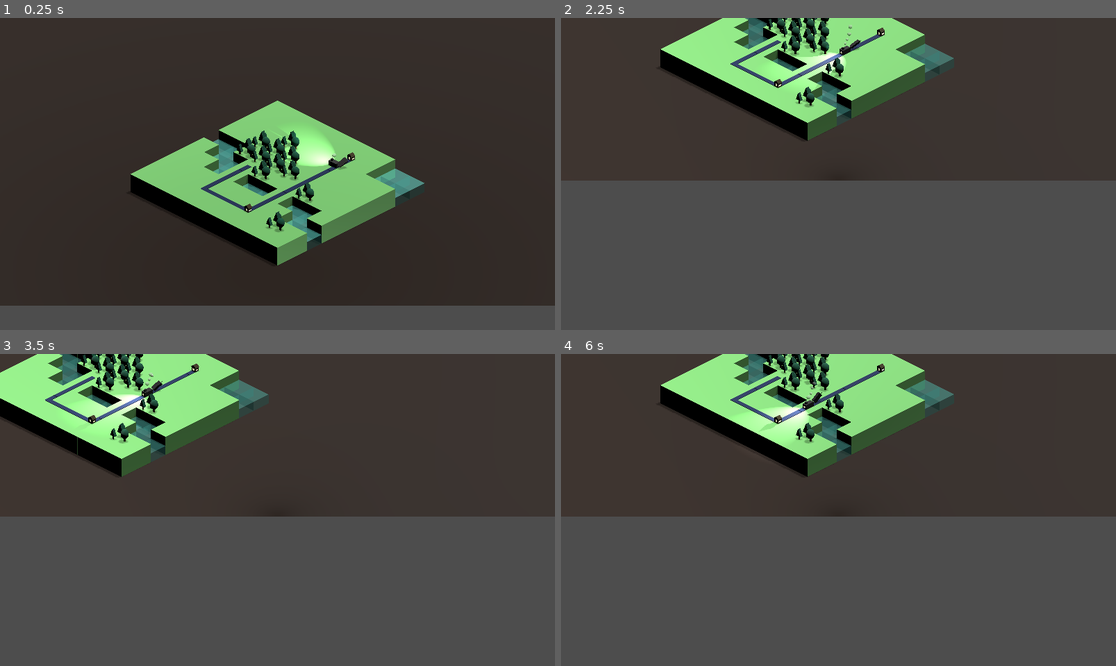
Above: before the commit, frames 1-4 (two rows, left to right).
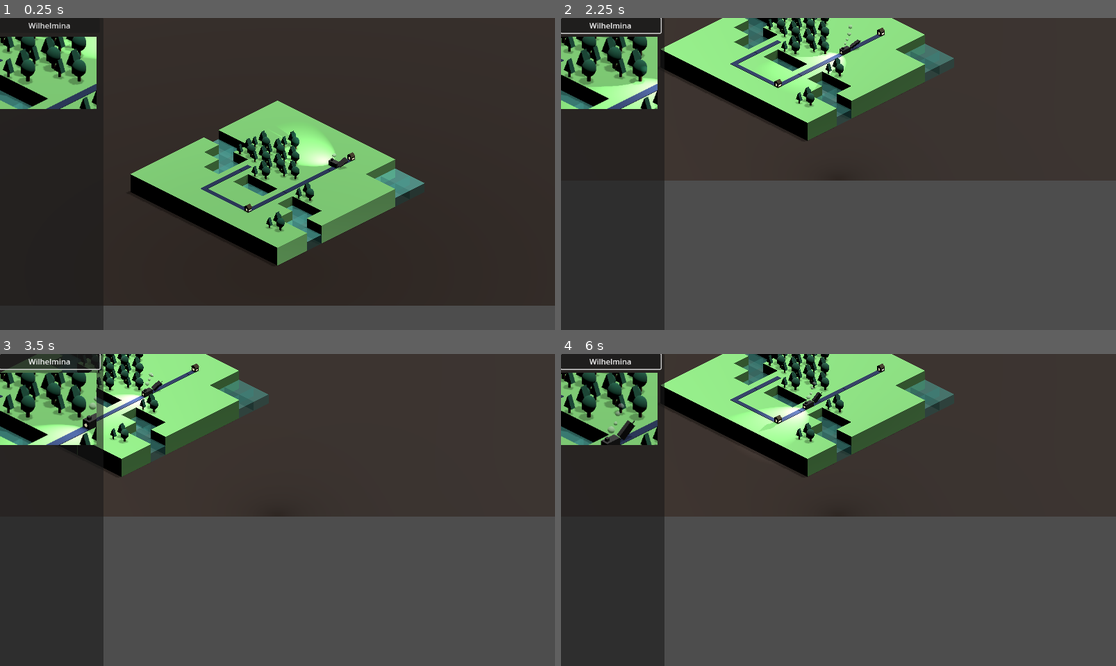
Above: after the commit, the same moments.

Repository: maryilewis/fantasy-railroad
Game: Godot game, scene res://World Map/World Map.tscn
Same seed, same stepped clock (60 frames per second), same inputs: the game is played once before the commit and once after it.
Inputs (mouse positions are in pixels of both pictures, inside the frame that each line leads up to):
- Up to frame 1 (0.25 s): no input
- Up to frame 2 (2.25 s): click (610, 24) at 0.5 s, where only the run after the commit has a clickable "Wilhelmina"; tap Enter at 1.25 s; move the mouse to (960, 158) at 1.27 s; hold D 1.28-2.03 s; click (960, 158) at 1.42 s; move the mouse to (727, 189) at 2.02 s; hold S from 2.03 s (still down); click (727, 189) at 2.17 s
- Up to frame 3 (3.5 s): move the mouse to (333, 441) at 2.77 s; release S at 2.78 s; hold D from 2.78 s (still down); click (333, 441) at 2.92 s
- Up to frame 4 (6 s): move the mouse to (810, 572) at 3.52 s; release D at 3.53 s; hold W 3.53-4.28 s; click (810, 572) at 3.67 s; move the mouse to (1005, 556) at 4.27 s; hold A 4.28-5.78 s; click (1005, 556) at 4.42 s; move the mouse to (672, 463) at 5.02 s; click (672, 463) at 5.17 s; move the mouse to (866, 510) at 5.77 s; hold S from 5.78 s (still down); click (866, 510) at 5.92 s

The runs differ from the first frame. In frame 1, 6.2% of the frame differs, in the area x 0-19%, y 0-100%; in frame 2, 14%; in frame 3, 14%; in frame 4, 14%.

Commit message:
train cam

Diff:
--- a/Autoloads/game_data.gd
+++ b/Autoloads/game_data.gd
@@ -1,7 +1,8 @@
 extends Node
 
 #region camera
-var world_camera: Camera3D
+var world_camera: MaryWorldCamera
+var train_camera: TrainCamera
 #endregion
 
 signal map_updated
--- /dev/null
+++ b/Menus/Details/Details.tscn
@@ -0,0 +1,3 @@
+[gd_scene format=3 uid="uid://v21y61jlhiar"]
+
+[node name="Details" type="Node2D"]
--- /dev/null
+++ b/Menus/Themes/details_theme.tres
@@ -0,0 +1,3 @@
+[gd_resource type="Theme" format=3 uid="uid://da3vu24tysrq3"]
+
+[resource]
--- a/Vehicles/train.gd
+++ b/Vehicles/train.gd
@@ -157,3 +157,4 @@
 func _on_input_event(_camera, event, _position, _normal, _shape_idx):
 	if event is InputEventMouseButton and event.button_index == MOUSE_BUTTON_LEFT:
 		GameData.world_camera.set_follow_ref(self)
+		GameData.train_camera.set_follow_ref(self)
--- a/World Map/World Map.tscn
+++ b/World Map/World Map.tscn
@@ -1,9 +1,11 @@
-[gd_scene load_steps=5 format=3 uid="uid://ds25bg34pn02h"]
+[gd_scene load_steps=7 format=3 uid="uid://ds25bg34pn02h"]
 
 [ext_resource type="Script" path="res://World Map/world_map.gd" id="1_5q762"]
 [ext_resource type="Script" path="res://World Map/world_camera.gd" id="2_mbkis"]
 [ext_resource type="PackedScene" uid="uid://d0oi384hcdjy7" path="res://Vehicles/train.tscn" id="3_rk0v2"]
 [ext_resource type="PackedScene" uid="uid://cdl5y03o54drt" path="res://World Map/underground.tscn" id="4_hp1to"]
+[ext_resource type="Theme" uid="uid://da3vu24tysrq3" path="res://Menus/Themes/details_theme.tres" id="5_4beok"]
+[ext_resource type="Script" path="res://World Map/train_camera.gd" id="6_wf2p0"]
 
 [node name="World Map" type="Node3D"]
 script = ExtResource("1_5q762")
@@ -24,3 +26,52 @@
 [node name="underground" parent="." instance=ExtResource("4_hp1to")]
 
 [node name="Train" parent="." instance=ExtResource("3_rk0v2")]
+
+[node name="Control" type="Control" parent="."]
+layout_mode = 3
+anchors_preset = 0
+offset_right = 40.0
+offset_bottom = 40.0
+
+[node name="Panel" type="Panel" parent="Control"]
+layout_mode = 0
+offset_right = 215.0
+offset_bottom = 657.0
+theme = ExtResource("5_4beok")
+
+[node name="VBoxContainer" type="VBoxContainer" parent="Control/Panel"]
+layout_mode = 0
+offset_right = 207.0
+offset_bottom = 646.0
+
+[node name="Button" type="Button" parent="Control/Panel/VBoxContainer"]
+layout_mode = 2
+text = "Wilhelmina"
+
+[node name="Panel" type="Panel" parent="Control/Panel/VBoxContainer"]
+layout_mode = 2
+
+[node name="RichTextLabel" type="RichTextLabel" parent="Control/Panel/VBoxContainer/Panel"]
+offset_top = 4.0
+offset_right = 392.0
+offset_bottom = 4.0
+text = "Details"
+
+[node name="SubViewportContainer" type="SubViewportContainer" parent="Control/Panel/VBoxContainer/Panel"]
+clip_contents = true
+layout_mode = 2
+offset_top = 4.0
+offset_right = 392.0
+offset_bottom = 154.0
+
+[node name="SubViewport" type="SubViewport" parent="Control/Panel/VBoxContainer/Panel/SubViewportContainer"]
+handle_input_locally = false
+size = Vector2i(200, 150)
+render_target_update_mode = 4
+
+[node name="TrainCam" type="Camera3D" parent="Control/Panel/VBoxContainer/Panel/SubViewportContainer/SubViewport"]
+transform = Transform3D(0.707107, -0.353553, 0.612373, 0, 0.866026, 0.499999, -0.707107, -0.353553, 0.612373, 10, 5, 10)
+projection = 1
+size = 2.0
+far = 200.0
+script = ExtResource("6_wf2p0")
--- /dev/null
+++ b/World Map/train_camera.gd
@@ -0,0 +1,24 @@
+class_name TrainCamera extends Camera3D
+
+var _following = false
+var _follow_ref: Node3D
+
+func _ready():
+	GameData.train_camera = self
+
+# Updates mouselook and movement every frame
+func _process(_delta):
+	if (_following):
+		_update_follow_movement()
+
+func set_follow_ref(ref):
+	_follow_ref = ref
+	_following = true
+
+func clear_follow_ref():
+	_follow_ref = null
+	_following = false
+
+func _update_follow_movement():
+	global_position.x = _follow_ref.global_position.x + 5 #TODO better number
+	global_position.z = _follow_ref.global_position.z + 5
--- a/World Map/world_map.gd
+++ b/World Map/world_map.gd
@@ -4,7 +4,6 @@
 func _ready():
 	GameData.world_camera = $Camera3D
 
-
 #func _on_train_input_event(_camera, event, _position, _normal, _shape_idx):
 #	if event is InputEventMouseButton and event.button_index == MOUSE_BUTTON_LEFT:
 #		my_camera.set_follow_ref(train_instance)
